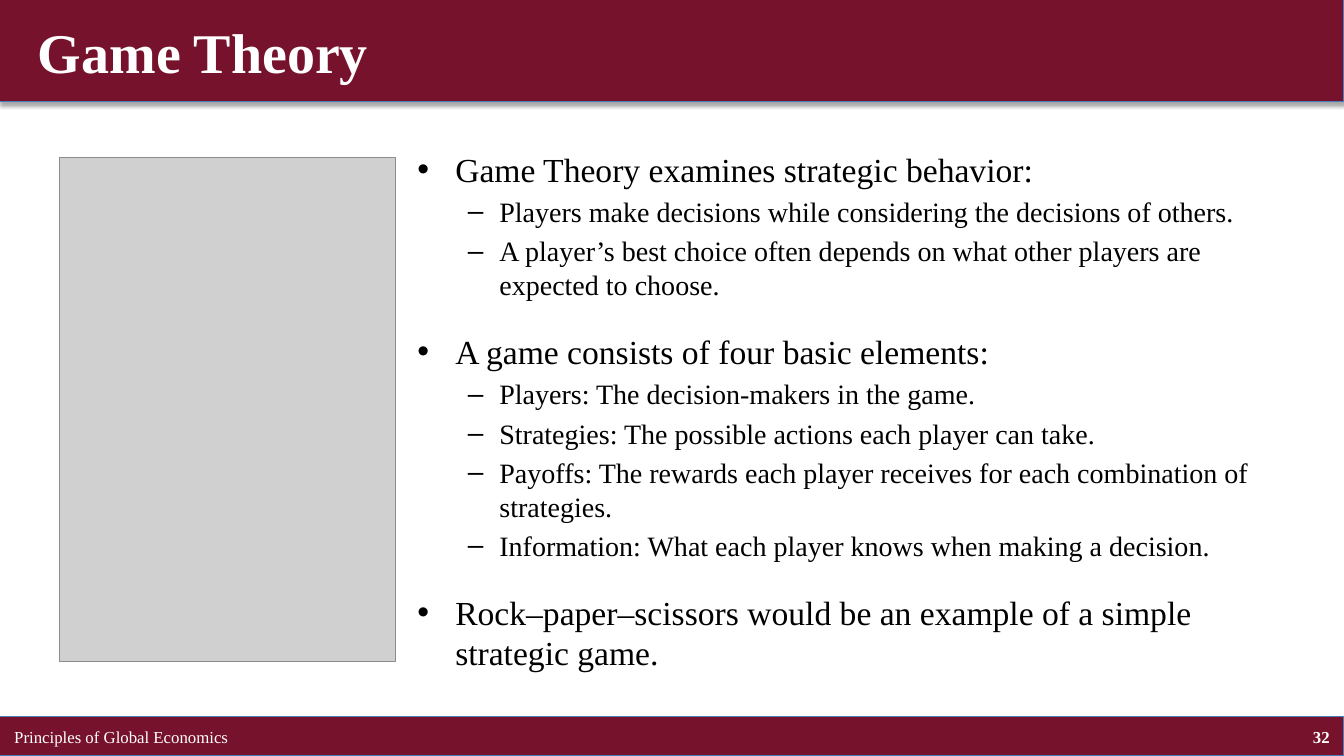
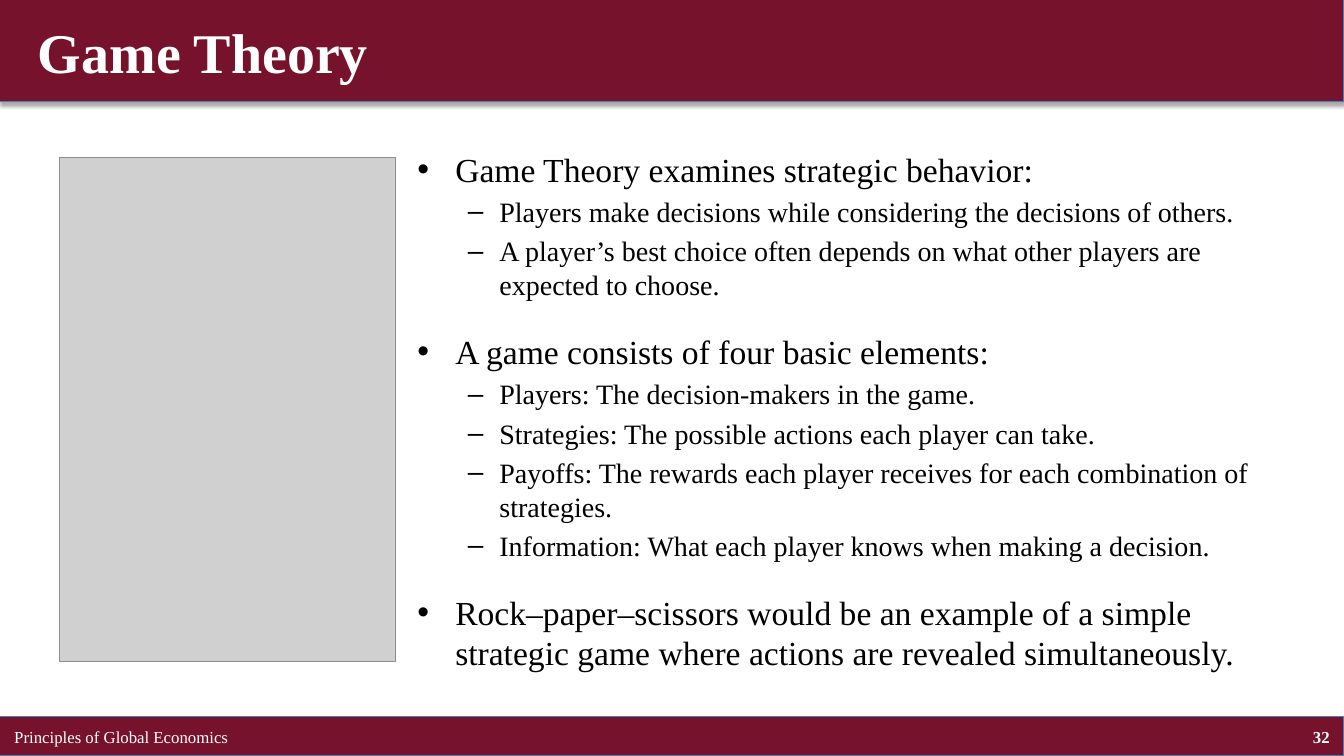
Before and after one commit to brianhwpark/brianhwpark.github.io, a slide deck: slide 32 of files/teaching-resources/concordiacollege-bus-201/bus-201-lecture-note/bus201-ch17-18.pptx. Drawn at 1344x756 pixels with LibreOffice and Linux fonts; fonts in the diff are those of the drawing; grey boxes stand for pictures. Boxes give left, top, right and bottom in pixels: in the first picture for what was removed or moved away, otherwise in the second. Text is boxed around its words. In the diff, an @@ line names an element or a change of style, - is before the commit and + after.

```diff
--- a/files/teaching-resources/concordiacollege-bus-201/bus-201-lecture-note/bus201-ch17-18.pptx
+++ b/files/teaching-resources/concordiacollege-bus-201/bus-201-lecture-note/bus201-ch17-18.pptx
@@ text at (x1=455, y1=601, x2=1234, y2=672): text changed @@
-• Rock–paper–scissors would be an example of a simple strategic game.
+• Rock–paper–scissors would be an example of a simple strategic game where actions are revealed simultaneously.
```
Also in this commit, not shown: 5 other slides changed, 9 other files.
